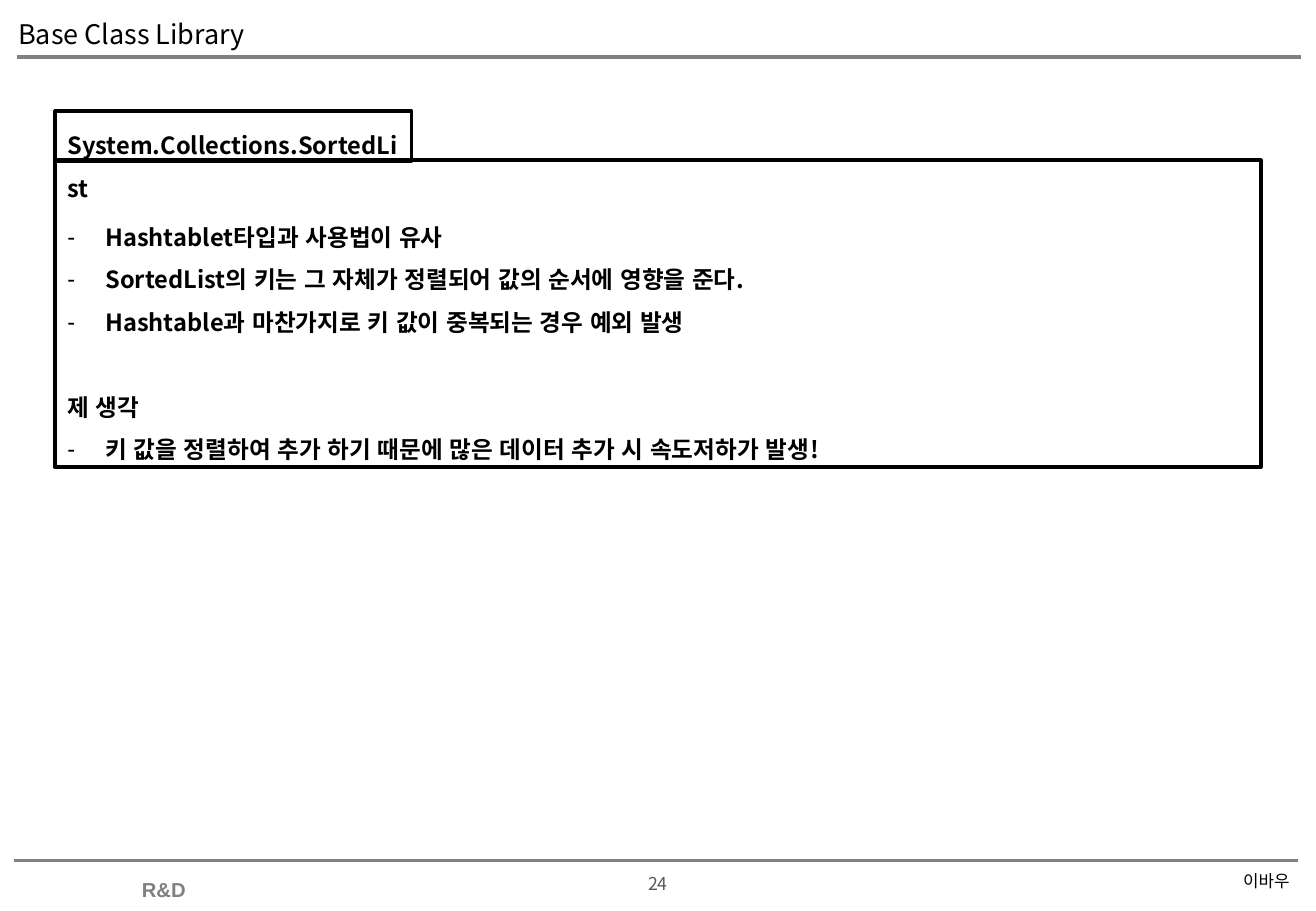
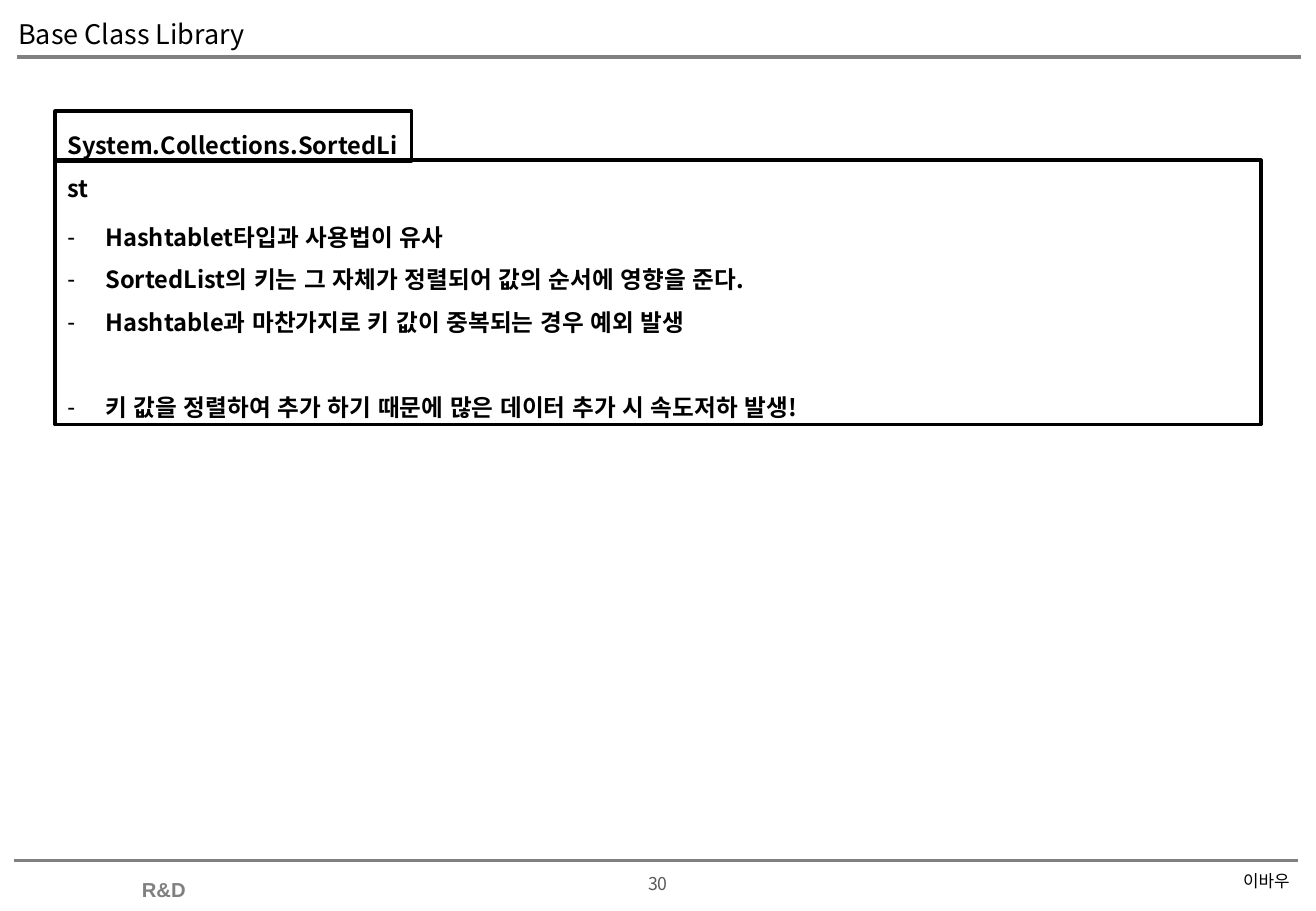
Before and after one commit to soultomind/CSharpStudy, a slide deck: slide 30 of CSharpStudy.Day20200627/Base Class Library.pptx (slide 24 before the commit). Drawn at 1316x911 pixels with LibreOffice and Linux fonts; fonts in the diff are those of the drawing; background and template pictures are left out. Boxes give left, top, right and bottom in pixels: in the first picture for what was removed or moved away, otherwise in the second. Text is boxed around its words. In the diff, an @@ line names an element or a change of style, - is before the commit and + after.

```diff
--- a/CSharpStudy.Day20200627/Base Class Library.pptx
+++ b/CSharpStudy.Day20200627/Base Class Library.pptx
@@ rectangle "Hashtablet타입과 사용법이 유사": place and size @@
-rectangle "Hashtablet타입과 사용법이 유사" at [56, 160, 1261, 468]
+rectangle "Hashtablet타입과 사용법이 유사" at [56, 160, 1261, 425]
@@ text in rectangle at [105, 396, 797, 418]: text changed @@
-제 생각
-– 키 값을 정렬하여 추가 하기 때문에 많은 데이터 추가 시 속도저하가 발생!
+– 키 값을 정렬하여 추가 하기 때문에 많은 데이터 추가 시 속도저하 발생!
@@ page number at [648, 877, 668, 890]: text changed @@
-24
+30
```
Also in this commit, not shown: 1 other slide changed, 6 slides added, 5 other files.
